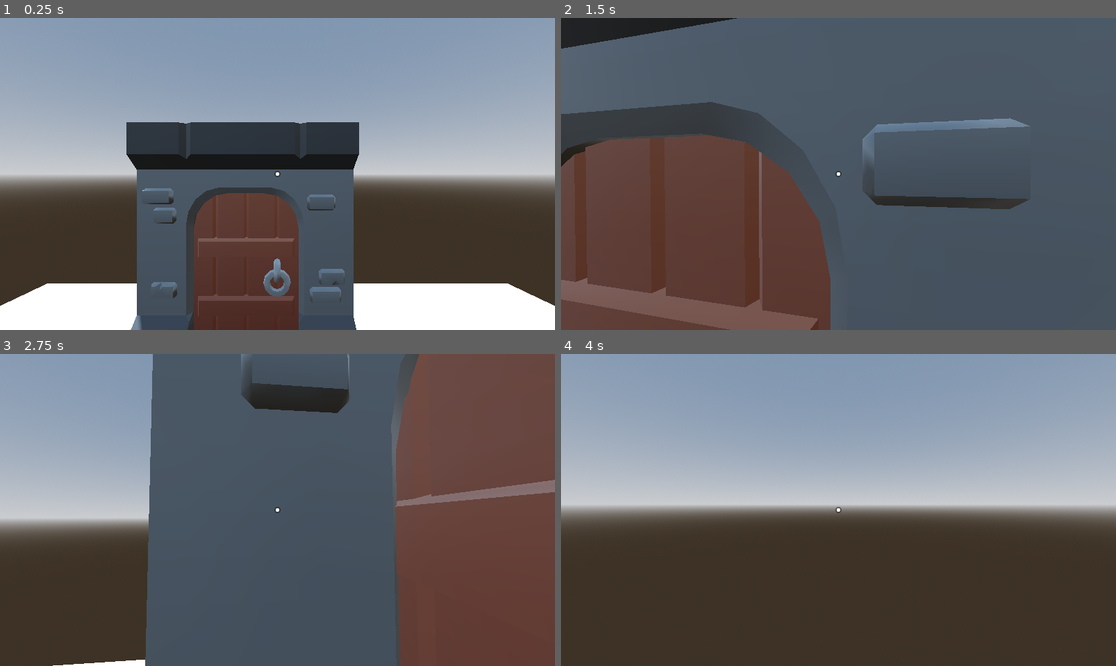
Above: before the commit, frames 1-4 (two rows, left to right).
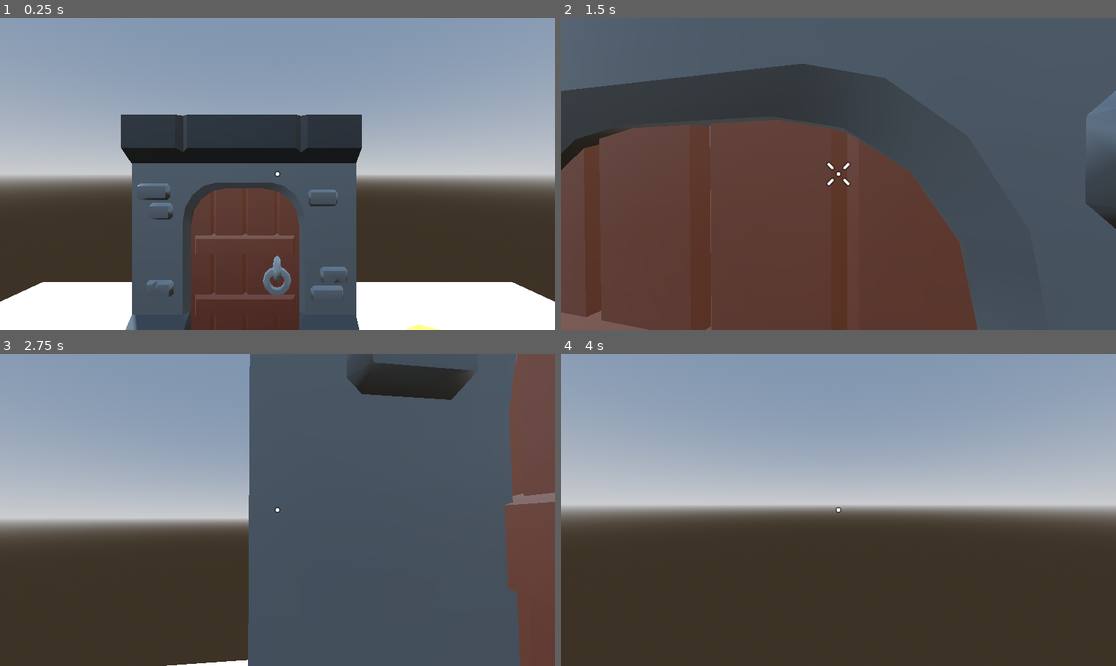
Above: after the commit, the same moments.

Repository: Gigabajt000/Wsiokraft-moment
Game: Godot game, scene res://Main/main.tscn
The game is run twice, just before and just after one commit, with the same random seed, the same clock (stepped at 60 frames per second) and the same inputs.
Inputs (mouse positions are in pixels of both pictures, inside the frame that each line leads up to):
- Up to frame 1 (0.25 s): no input
- Up to frame 2 (1.5 s): move the mouse to (866, 174) at 0.52 s; hold W (walk_forward) from 0.53 s (still down); tap E (interaction) at 0.6 s; tap Space (jump) at 0.77 s; move the mouse to (810, 174) at 1.27 s; tap Ctrl (crouch) at 1.35 s
- Up to frame 3 (2.75 s): keep holding W (walk_forward); tap Space (jump) at 1.52 s; tap E (interaction) at 1.55, 2.1 s; move the mouse to (288, 503) at 2.02 s
- Up to frame 4 (4 s): keep holding W (walk_forward); move the mouse to (832, 516) at 2.77 s; tap Shift (sprint) at 2.85 s; tap Space (jump) at 3.02, 3.77 s; tap E (interaction) at 3.05, 3.6 s; move the mouse to (877, 513) at 3.52 s

The runs differ from the first frame. In frame 1, 6.5% of the frame differs, in the area x 0-100%, y 30-100%; in frame 2, 32%; in frame 3, 41%, in the area x 9-100%, y 0-100%; in frame 4, nothing differs.

Commit message:
nie działą

Diff:
--- /dev/null
+++ b/Main/coin.gd
@@ -0,0 +1,13 @@
+extends RigidBody3D
+
+var interact: bool = false
+@export var hand: Node3D
+
+func _process(delta: float) -> void:
+	if interact == true:
+		freeze = true
+		var player = get_tree().get_first_node_in_group("player")
+		if player:
+			reparent(player.get_node("head/hand"), false)
+	else:
+		freeze = false
--- /dev/null
+++ b/Main/coin.tscn
@@ -0,0 +1,16 @@
+[gd_scene load_steps=4 format=3 uid="uid://cs3rnkj4rpts7"]
+
+[ext_resource type="PackedScene" uid="uid://de5702xmk64nq" path="res://Assets/gltf/coin.gltf" id="1_2ekjv"]
+[ext_resource type="Script" uid="uid://b75wl3cw4o0sv" path="res://Main/coin.gd" id="1_rekip"]
+
+[sub_resource type="CylinderShape3D" id="CylinderShape3D_2ekjv"]
+height = 0.124023
+radius = 0.175781
+
+[node name="Coin" type="RigidBody3D" groups=["pick_up"]]
+script = ExtResource("1_rekip")
+
+[node name="coin" parent="." instance=ExtResource("1_2ekjv")]
+
+[node name="CollisionShape3D" type="CollisionShape3D" parent="."]
+shape = SubResource("CylinderShape3D_2ekjv")
--- a/Main/door.gd
+++ b/Main/door.gd
@@ -5,10 +5,10 @@
 
 func _process(delta: float) -> void:
 	if interact == true:
-		if open == false:
+		if open == false and $AnimationPlayer.is_playing() == false:
 			$AnimationPlayer.play("open_door")
 			open = true
-		elif open == true:
+		elif open == true and $AnimationPlayer.is_playing() == false:
 			$AnimationPlayer.play("close_door")
 			open = false
 	interact = false
--- a/Main/main.tscn
+++ b/Main/main.tscn
@@ -1,7 +1,8 @@
-[gd_scene load_steps=6 format=3 uid="uid://cwge685thqbq0"]
+[gd_scene load_steps=7 format=3 uid="uid://cwge685thqbq0"]
 
 [ext_resource type="PackedScene" uid="uid://b65o63u6oudvq" path="res://Player/Player.tscn" id="1_yh5la"]
 [ext_resource type="PackedScene" uid="uid://fb2d1v8t5hgs" path="res://Main/door.tscn" id="2_2w1kt"]
+[ext_resource type="PackedScene" uid="uid://cs3rnkj4rpts7" path="res://Main/coin.tscn" id="3_qvhan"]
 
 [sub_resource type="ProceduralSkyMaterial" id="ProceduralSkyMaterial_50cra"]
 sky_horizon_color = Color(0.662243, 0.671743, 0.686743, 1)
@@ -25,7 +26,7 @@
 shadow_enabled = true
 
 [node name="Player" parent="." instance=ExtResource("1_yh5la")]
-transform = Transform3D(1, 0, 0, 0, 1, 0, 0, 0, 1, 0, 2.1, 0)
+transform = Transform3D(1, 0, 0, 0, 1, 0, 0, 0, 1, 0, 2, 0)
 
 [node name="CSGCombiner3D" type="CSGCombiner3D" parent="."]
 transform = Transform3D(1, 0, 0, 0, 1, 0, 0, 0, 1, 0, 2.1, 0)
@@ -44,3 +45,9 @@
 
 [node name="Door" parent="." instance=ExtResource("2_2w1kt")]
 transform = Transform3D(1, 0, 0, 0, 1, 0, 0, 0, 1, -0.6, 0.5, -4)
+
+[node name="Coin" parent="." node_paths=PackedStringArray("hand") instance=ExtResource("3_qvhan")]
+transform = Transform3D(1, 0, 0, 0, 1, 0, 0, 0, 1, 0.5, 3.2, -0.7)
+hand = NodePath("../Player/head/hand")
+
+[editable path="Player"]
--- a/Player/Player.tscn
+++ b/Player/Player.tscn
@@ -11,7 +11,7 @@
 
 [sub_resource type="CapsuleMesh" id="CapsuleMesh_tok1r"]
 
-[node name="Player" type="CharacterBody3D"]
+[node name="Player" type="CharacterBody3D" groups=["player"]]
 script = ExtResource("1_3qydi")
 
 [node name="normal_collision" type="CollisionShape3D" parent="."]
@@ -33,9 +33,13 @@
 transform = Transform3D(1, 0, 0, 0, 1, 0, 0, 0, 1, 0, 1.8, 0)
 
 [node name="Camera3D" type="Camera3D" parent="head"]
+transform = Transform3D(1, 0, 0, 0, 1, 0, 0, 0, 1, 0, 0, -0.126124)
 
 [node name="player range" type="RayCast3D" parent="head"]
 transform = Transform3D(1, 0, 0, 0, -7.43094e-08, -1, 0, 1.7, -4.37114e-08, 0, 0, -0.282795)
+
+[node name="hand" type="Node3D" parent="head"]
+transform = Transform3D(1, 0, 0, 0, 1, 0, 0, 0, 1, 0.343966, -0.917595, -0.634755)
 
 [node name="CanvasLayer" type="CanvasLayer" parent="."]
 
--- a/Player/player.gd
+++ b/Player/player.gd
@@ -69,6 +69,12 @@
 			$"CanvasLayer/Control/interact crosshair".visible = true
 			if Input.is_action_just_pressed("interaction"):
 				current_coliding.interact = true
+		elif current_coliding.is_in_group("pick_up"):
+			$"CanvasLayer/Control/interact crosshair".visible = true
+			if Input.is_action_just_pressed("interaction") and current_coliding.interact == false:
+				current_coliding.interact = true
+			if Input.is_action_just_pressed("interaction") and current_coliding.interact == true:
+				current_coliding.interact = false
 		else:
 			$"CanvasLayer/Control/interact crosshair".visible = false
 	else:
--- a/project.godot
+++ b/project.godot
@@ -26,6 +26,8 @@
 [global_group]
 
 door=""
+pick_up=""
+player=""
 
 [input]
 
Not shown, added: Main/coin.gd.uid
